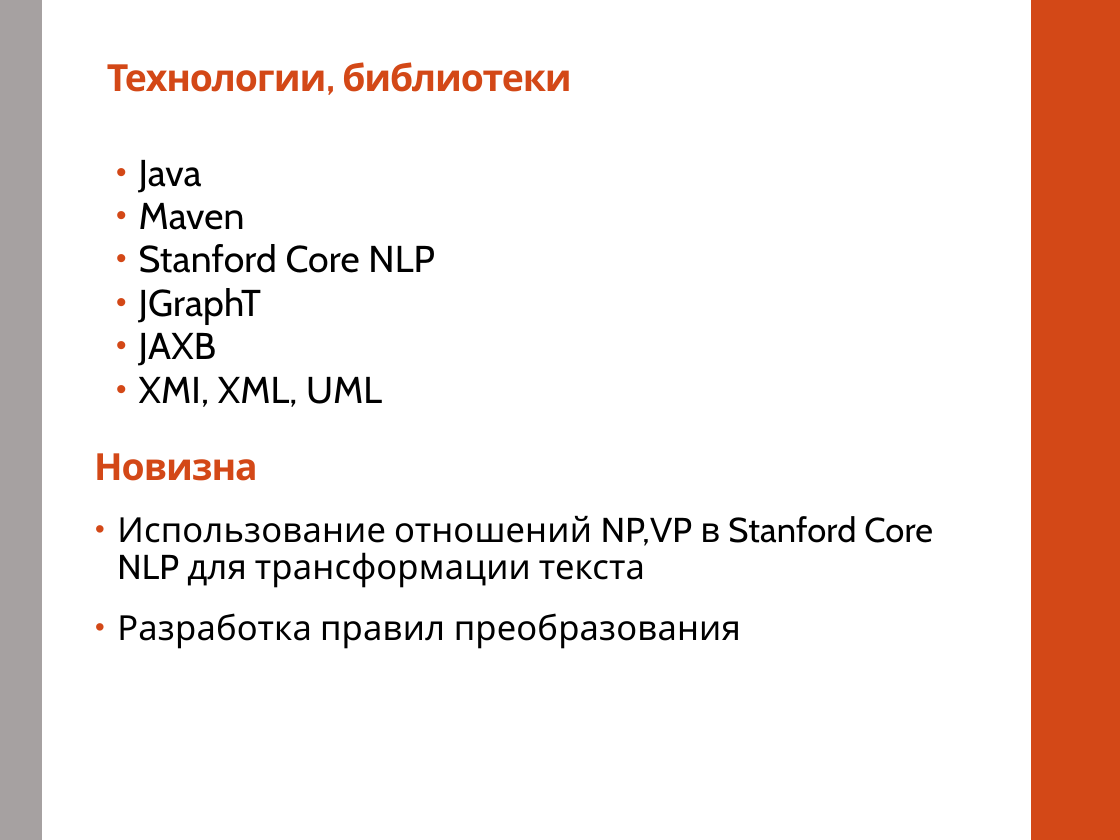
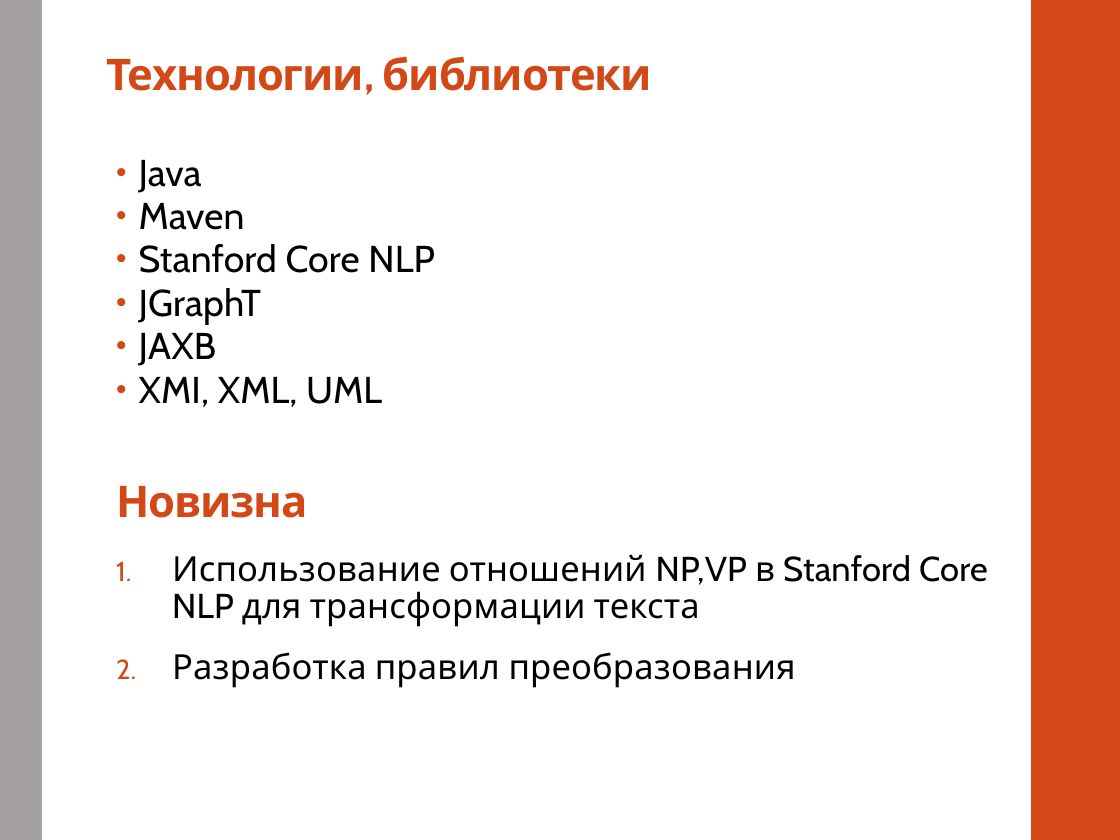
Before and after one commit to alexnodejs/onto-diploma, a slide deck: slide 3 of presentation/Moiseyenko_presentation_cut.pptx. Drawn at 1120x840 pixels with LibreOffice and Linux fonts; fonts in the diff are those of the drawing. Boxes give left, top, right and bottom in pixels: in the first picture for what was removed or moved away, otherwise in the second. Text is boxed around its words. In the diff, an @@ line names an element or a change of style, - is before the commit and + after.

```diff
--- a/presentation/Moiseyenko_presentation_cut.pptx
+++ b/presentation/Moiseyenko_presentation_cut.pptx
@@ title "Технологии, библиотеки" at box(107, 56, 652, 95): size 24 to 28 pt @@
@@ text "Новизна" at box(116, 486, 307, 518): size 24 to 28 pt @@
@@ text "Новизна": place and size @@
-text "Новизна" at box(94, 453, 258, 481)
+text "Новизна" at box(116, 486, 307, 518)
@@ text "Использование отношений NP,VP в Stanford ...": place and size @@
-text "Использование отношений NP,VP в Stanford ..." at box(117, 515, 933, 649)
+text "Использование отношений NP,VP в Stanford ..." at box(172, 554, 988, 688)
@@ text "Использование отношений NP,VP в Stanford ..." at box(172, 554, 988, 688): bullet • to 1. @@
```
Also in this commit, not shown: 5 other slides changed, 1 slide added.
